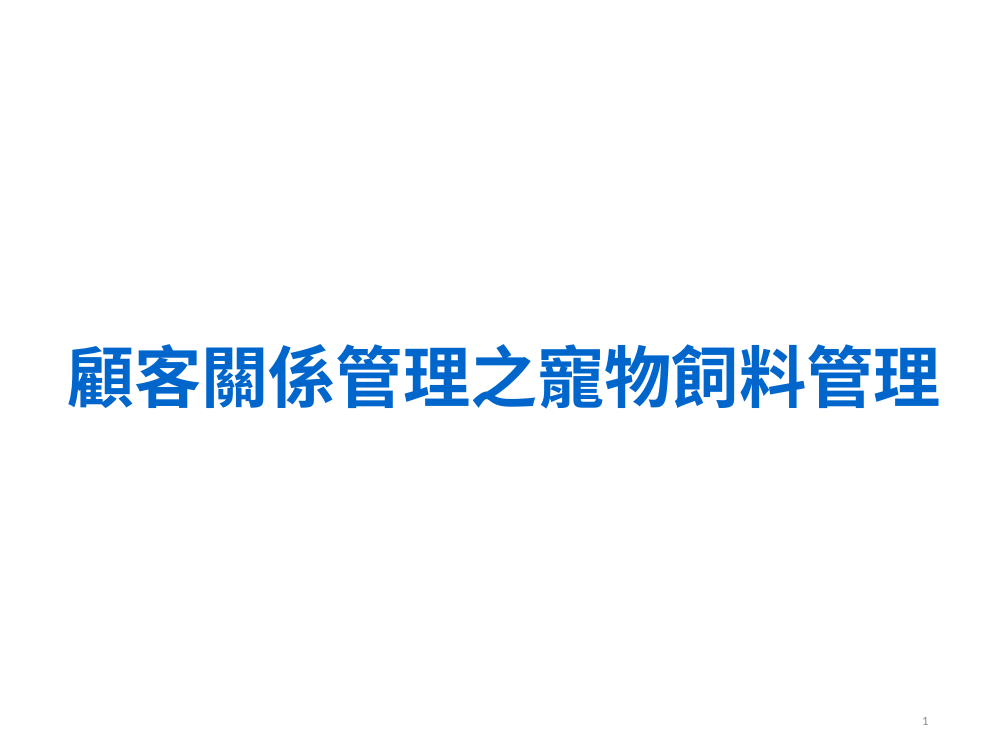
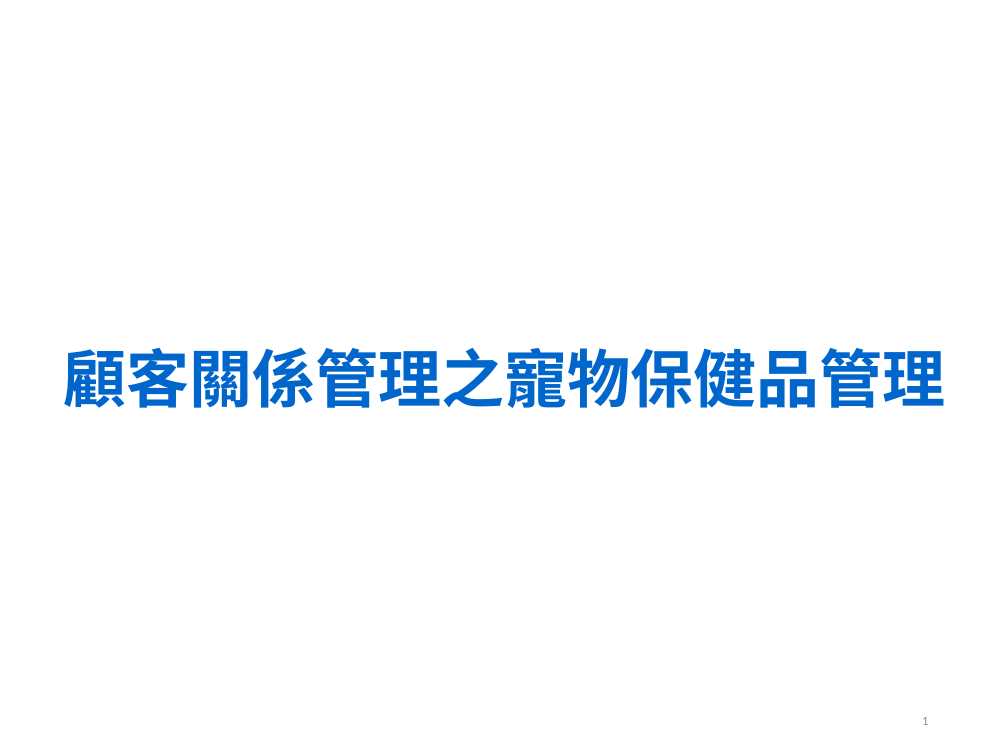
Before and after one commit to gcobs120399/CRM, a slide deck: slide 1 of CRM/第七組_CRM.pptx. Drawn at 1008x756 pixels with LibreOffice and Linux fonts; fonts in the diff are those of the drawing; background and template pictures are left out. Boxes give left, top, right and bottom in pixels: in the first picture for what was removed or moved away, otherwise in the second. Text is boxed around its words. In the diff, an @@ line names an element or a change of style, - is before the commit and + after.

Commit message:
PPT

```diff
--- a/CRM/第七組_CRM.pptx
+++ b/CRM/第七組_CRM.pptx
@@ title at bbox=[63, 348, 945, 408]: text changed; size 48 to 45 pt @@
-顧客關係管理之寵物飼料管理
+顧客關係管理之寵物保健品管理
```
Also in this commit, not shown: 1 other slide changed.
